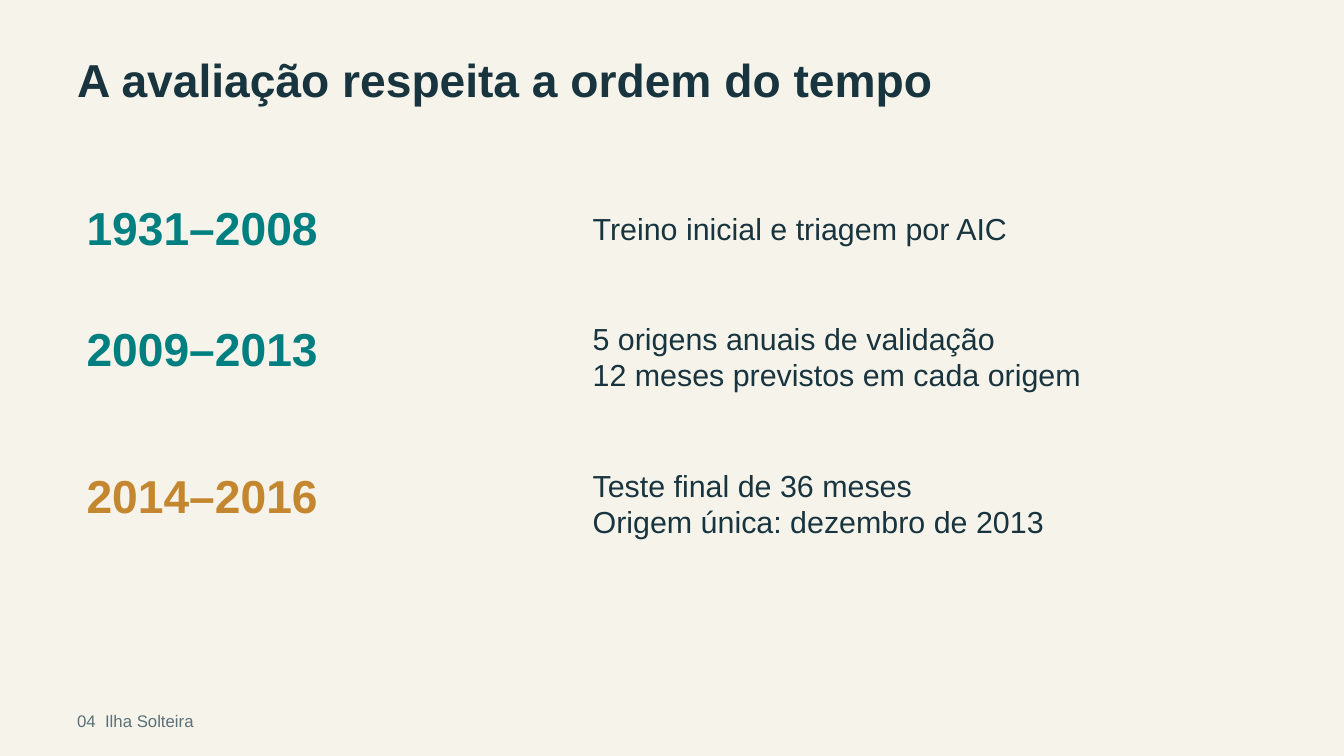
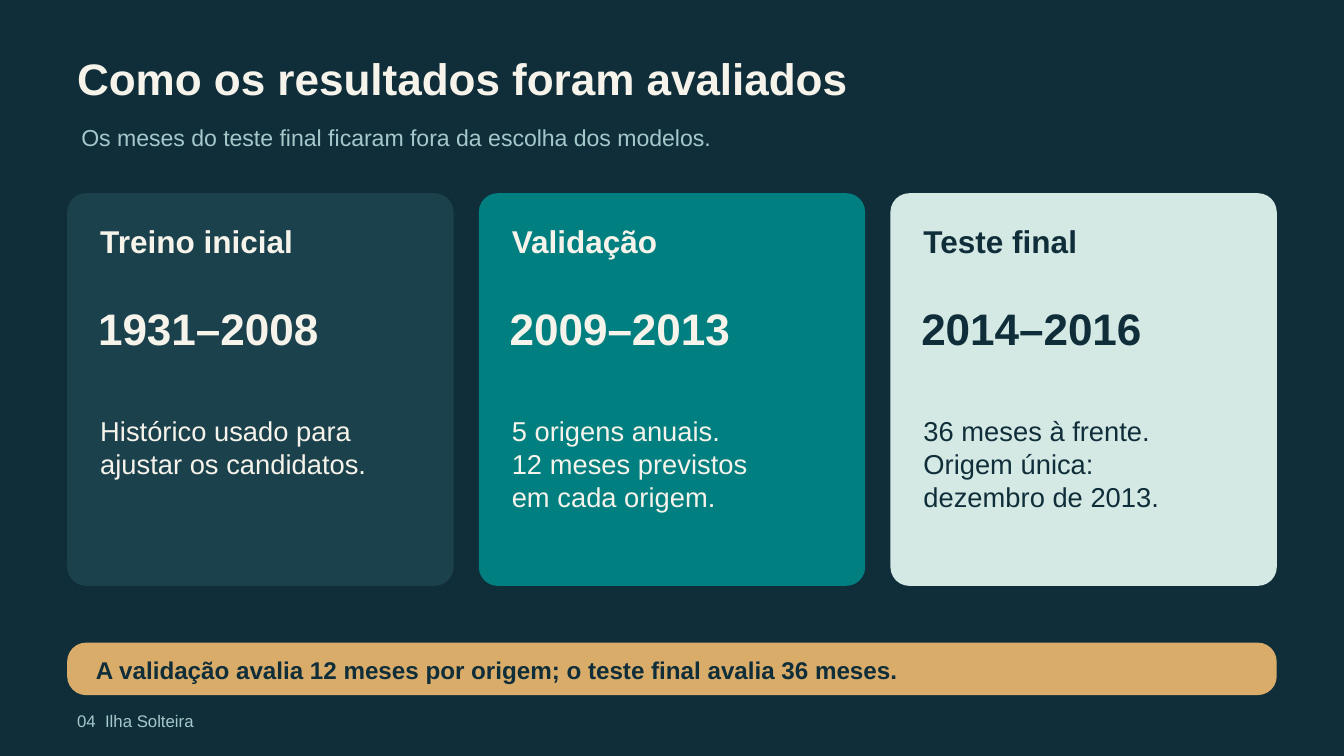
Before and after one commit to letfontenelle/modelagem-analitica, a slide deck: slide 4 of output/apresentacao_ilha_solteira.pptx. Drawn at 1344x756 pixels with LibreOffice and Linux fonts; fonts in the diff are those of the drawing. Boxes give left, top, right and bottom in pixels: in the first picture for what was removed or moved away, otherwise in the second. Text is boxed around its words. In the diff, an @@ line names an element or a change of style, - is before the commit and + after.

Commit message:
Redesenha slides de resultados e remove exposição teórica

```diff
--- a/output/apresentacao_ilha_solteira.pptx
+++ b/output/apresentacao_ilha_solteira.pptx
@@ background #F6F3EB to #102E3A @@
@@ text removed at (77,63,932,107) @@
-A avaliação respeita a ordem do tempo
@@ text added at (77,63,848,96), 31.5 pt, text #F6F3EB, bold @@
+Como os resultados foram avaliados
@@ text added at (81,129,710,146), 16.5 pt, text #A5C8CB @@
+Os meses do teste final ficaram fora da escolha dos modelos.
@@ rounded rectangle added at (68,194,454,587), fill #1B414D @@
@@ rounded rectangle added at (479,194,865,587), fill #007F80 @@
@@ rounded rectangle added at (890,194,1276,587), fill #D5E9E4 @@
@@ text at (100,230,293,254): text changed; size 21.8 to 22.5 pt; text colour #18343E to #F6F3EB; bold on @@
-Treino inicial e triagem por AIC
+Treino inicial
@@ text added at (512,230,657,259), 22.5 pt, text #F6F3EB, bold @@
+Validação
@@ text added at (923,230,1077,254), 22.5 pt, text #102E3A, bold @@
+Teste final
@@ text "1931–2008": place and size @@
-text "1931–2008" at (87,212,318,246)
+text "1931–2008" at (98,314,318,346)
@@ text "1931–2008" at (98,314,318,346): size 33 to 31.5 pt, text colour #007F80 to #F6F3EB @@
@@ text "2009–2013" at (510,314,730,346): size 33 to 31.5 pt, text colour #007F80 to #F6F3EB @@
@@ text "2009–2013": place and size @@
-text "2009–2013" at (87,333,318,367)
+text "2009–2013" at (510,314,730,346)
@@ text "2014–2016": place and size @@
-text "2014–2016" at (87,480,318,514)
+text "2014–2016" at (921,314,1141,346)
@@ text "2014–2016" at (921,314,1141,346): size 33 to 31.5 pt, text colour #C48730 to #102E3A @@
@@ text added at (100,421,366,479), 19.5 pt, text #F6F3EB @@
+Histórico usado para
+ajustar os candidatos.
@@ text at (512,421,747,512): text changed; size 21.8 to 19.5 pt; text colour #18343E to #F6F3EB @@
-5 origens anuais de validação
-12 meses previstos em cada origem
+5 origens anuais.
+12 meses previstos
+em cada origem.
@@ text at (923,421,1159,508): text changed; size 21.8 to 19.5 pt; text colour #18343E to #102E3A @@
-Teste final de 36 meses
-Origem única: dezembro de 2013
+36 meses à frente.
+Origem única:
+dezembro de 2013.
@@ rounded rectangle added at (68,643,1277,696), fill #D9AC69 @@
@@ text added at (96,661,897,684), 17.2 pt, text #102E3A, bold @@
+A validação avalia 12 meses por origem; o teste final avalia 36 meses.
@@ text "04 Ilha Solteira" at (77,715,194,727): text colour #5B7177 to #A5C8CB @@
```
Also in this commit, not shown: 6 other slides changed, 4 slides added, 7 slides removed, 6 other files.
